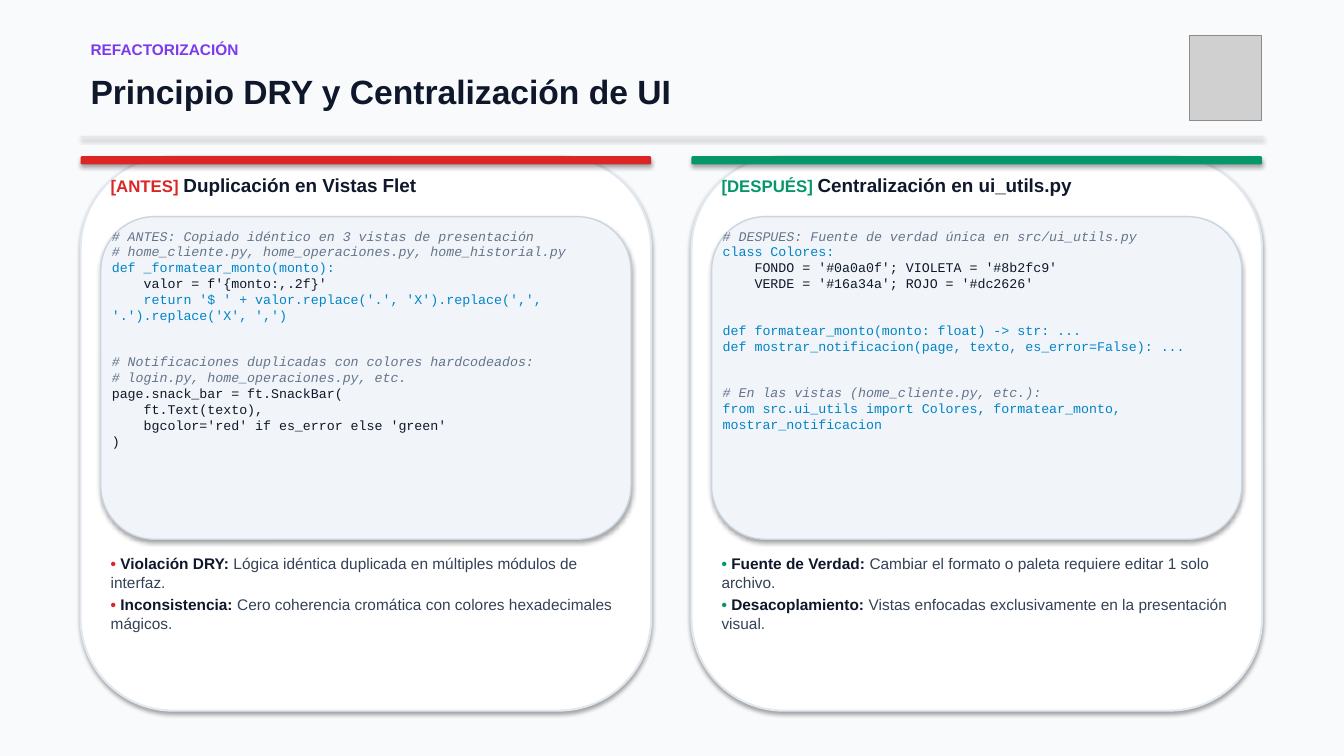
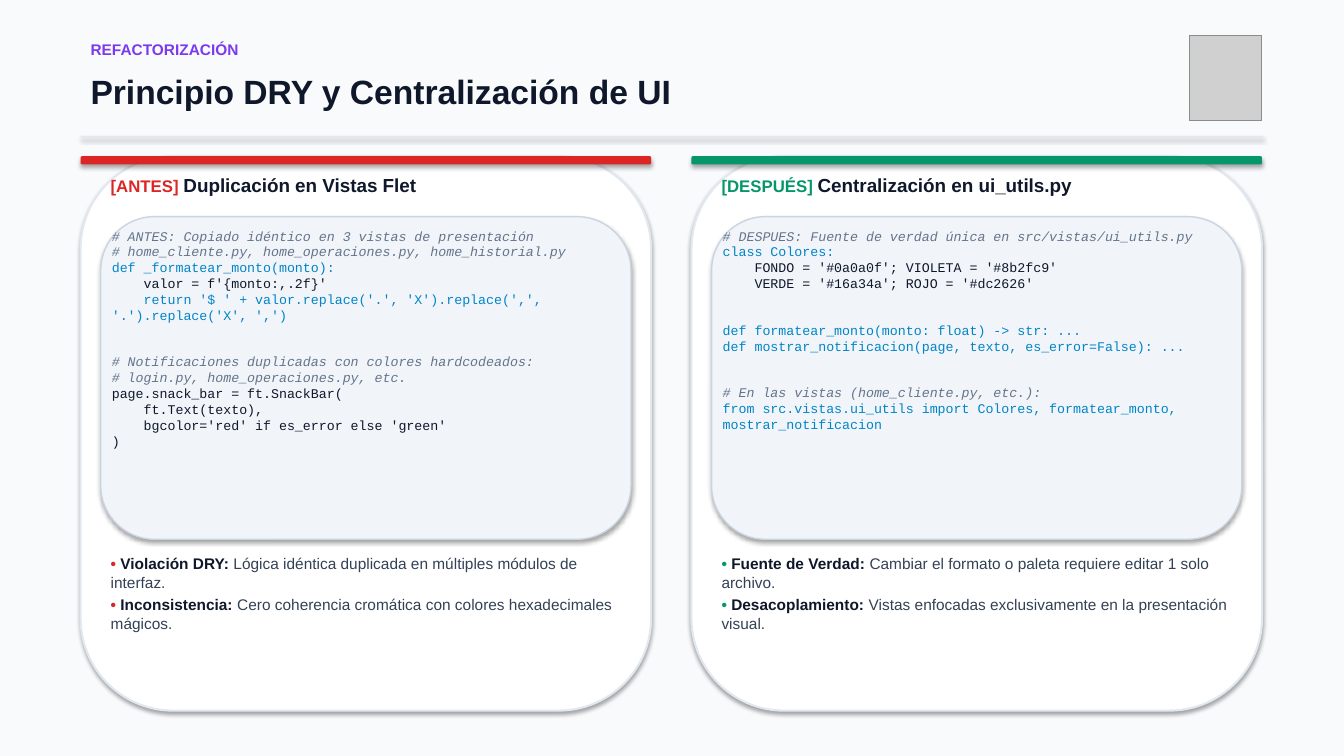
Before and after one commit to dzCazador/ITS-DevOps-RefactoringTesting-SistemaBancario, a slide deck: slide 7 of presentacion_sistema_bancario_actualizada.pptx. Drawn at 1344x756 pixels with LibreOffice and Linux fonts; fonts in the diff are those of the drawing; grey boxes stand for pictures. Boxes give left, top, right and bottom in pixels: in the first picture for what was removed or moved away, otherwise in the second. Text is boxed around its words. In the diff, an @@ line names an element or a change of style, - is before the commit and + after.

Commit message:
docs: update module paths to vistas and modelos
Update REFACTORIZACION.md, PRESENTACION.md, INTEGRACION_DAO.md and both presentations to the new src/vistas and src/modelos locations.

```diff
--- a/presentacion_sistema_bancario_actualizada.pptx
+++ b/presentacion_sistema_bancario_actualizada.pptx
@@ text at <box>739,231,1192,244</box>: text changed @@
-# DESPUES: Fuente de verdad única en src/ui_utils.py
+# DESPUES: Fuente de verdad única en src/vistas/ui_utils.py
@@ text at <box>723,403,1176,431</box>: text changed @@
-from src.ui_utils import Colores, formatear_monto, mostrar_notificacion
+from src.vistas.ui_utils import Colores, formatear_monto, mostrar_notificacion
```
Also in this commit, not shown: 4 other slides changed, 5 other files.
